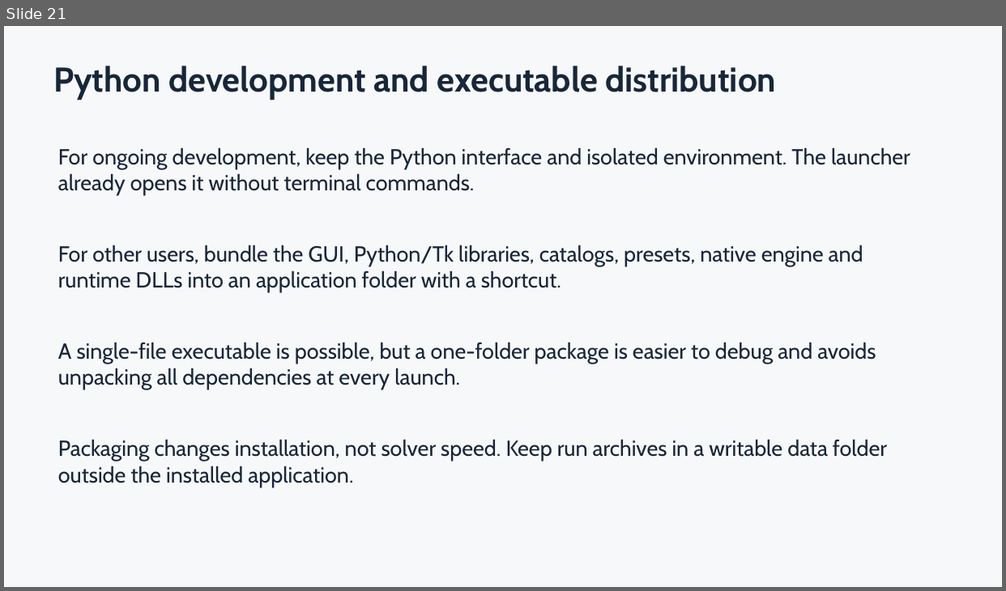
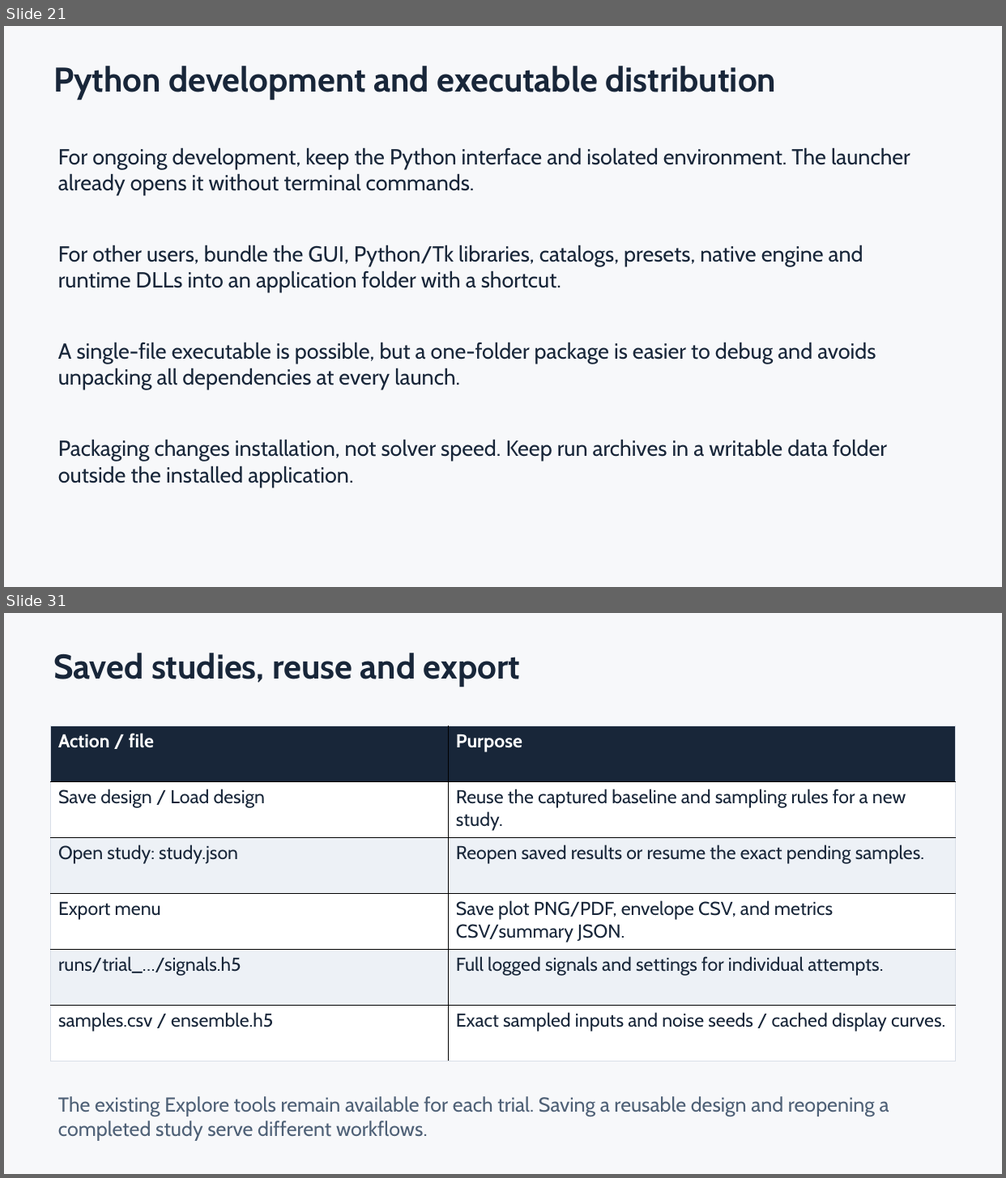
Before and after one commit to MorganSlap/UCI_FWMAV_Flight_Control_Simulation_and_Development, a slide deck: DesktopSIL/docs/Desktop_SIL_Walkthrough.pptx. Shown one above the other, each under a label of ours: slide 21 before the commit, slides 21 and 31 after it; the slides between them are not shown. The pictures are 1006x591 and 1006x1178 pixels, drawn with LibreOffice and Linux fonts; fonts in the diff are those of the drawing. Boxes give left, top, right and bottom in pixels: in the first picture for what was removed or moved away, otherwise in the second. Text is boxed around its words. In the diff, an @@ line names an element or a change of style, - is before the commit and + after.

Commit message:
updated user guide and saved monte carlo study config

```diff
--- a/DesktopSIL/docs/Desktop_SIL_Walkthrough.pptx
+++ b/DesktopSIL/docs/Desktop_SIL_Walkthrough.pptx
@@ slide 31 added at [4,613,1002,1174], background #F7F8FA @@
@@ text added at [53,653,520,687], 33 pt, text #182639, bold @@
+Saved studies, reuse and export
@@ table added at [50,726,955,1062], 6 rows, 2 columns @@
+Action / file | Purpose
+Save design / Load design | Reuse the captured baseline and sampling rules for a new study.
+Open study: study.json | Reopen saved results or resume the exact pending samples.
+Export menu | Save plot PNG/PDF, envelope CSV, and metrics CSV/summary JSON.
+runs/trial_…/signals.h5 | Full logged signals and settings for individual attempts.
+samples.csv / ensemble.h5 | Exact sampled inputs and noise seeds / cached display curves.
@@ text added at [58,1097,889,1141], 19.5 pt, text #4E6076 @@
+The existing Explore tools remain available for each trial. Saving a reusable design and reopening a completed study serve different workflows.
```
Also in this commit, not shown: 4 slides changed, 10 other slides added, 1 other file.
